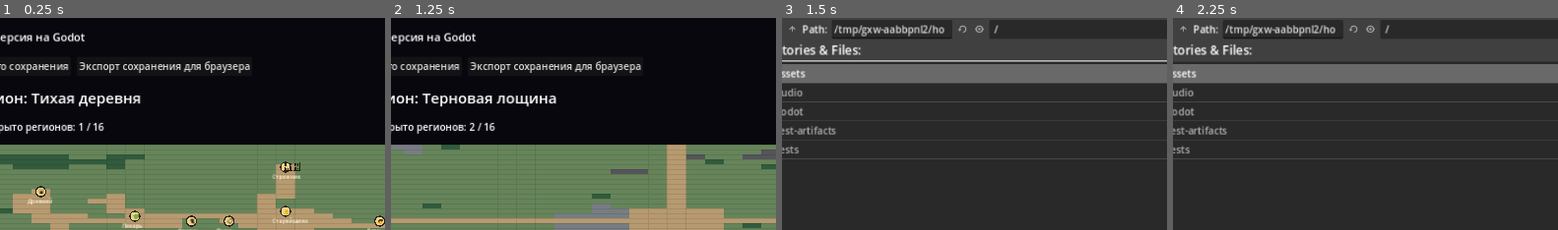
Above: before the commit, frames 1-4 (left to right).
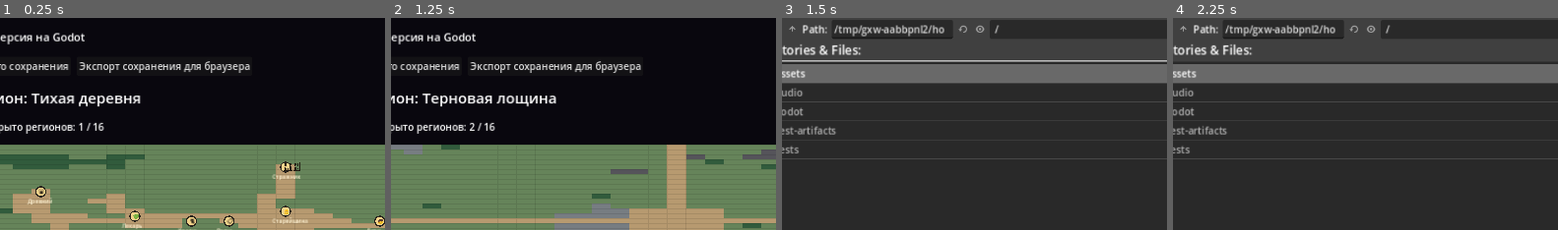
Above: after the commit, the same moments.

Repository: igor74r/magic-rpg-godot
Game: Godot game, scene res://godot/scenes/main.tscn
The game is run twice, just before and just after one commit, with the same random seed, the same clock (stepped at 60 frames per second) and the same inputs.
Inputs (mouse positions are % of the whole screen's width and height, from its top left):
- Up to frame 1 (0.25 s): no input
- Up to frame 2 (1.25 s): click "Терновая лощина" at 0.5 s
- Up to frame 3 (1.5 s): click "Импорт браузерного сохранения" at 1.25 s
- Up to frame 4 (2.25 s): click (30, 64) at 2.02 s; type "12" at 2.1 s
The pictures show only the part of the screen within x 14-64%, y 9-59%; the shares and areas given below are measured in that part.

Frames 1-2 are identical in both runs. In frame 3, less than 0.1% of the frame differs, in the area x 43-57%, y 3-10%; in frame 4, less than 0.1%.

Commit message:
Bound persisted NPC greeting counters

Diff:
--- a/godot/scripts/world_npc_engine.gd
+++ b/godot/scripts/world_npc_engine.gd
@@ -50,8 +50,11 @@
 	var counts: Dictionary=world.get("npcDialogueCounts",{}) if world.get("npcDialogueCounts",{}) is Dictionary else {}
 	var count := _safe_dialogue_count(counts.get(npc_id, 0))
 	var greetings: Array=npc.get("greetings",[])
-	var greeting:=str(greetings[count % greetings.size()]) if not greetings.is_empty() else "..."
-	counts[npc_id]=count+1
+	var greeting_index := count % greetings.size() if not greetings.is_empty() else 0
+	var greeting := str(greetings[greeting_index]) if not greetings.is_empty() else "..."
+	# Keep persisted counters bounded by the greeting cycle. This preserves the
+	# deterministic sequence while preventing safe-integer overflow over long play.
+	counts[npc_id] = (greeting_index + 1) % greetings.size() if not greetings.is_empty() else 0
 	world["npcDialogueCounts"]=counts
 	return {"ok":true,"npc":npc,"message":"%s\n«%s»" % [str(npc.name),greeting],"choices":dialogue_choices(npc_id,world)}
 
